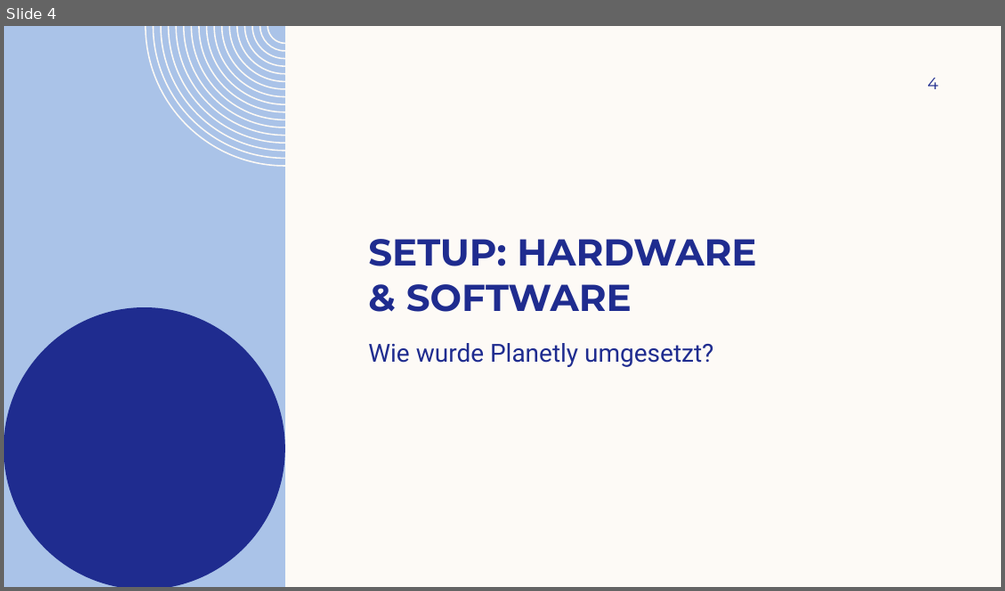
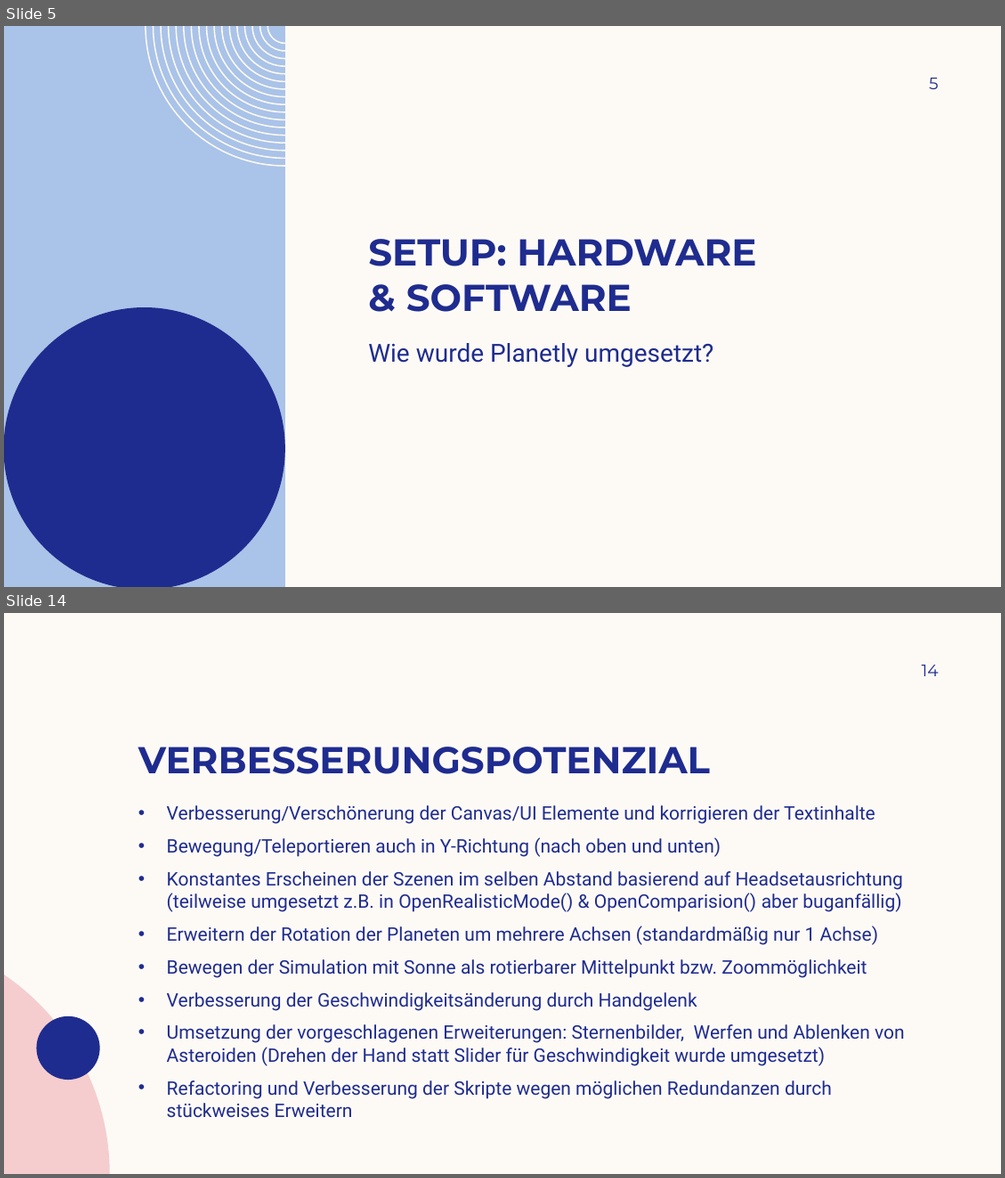
Before and after one commit to daisiedjulietse25/mr-endprojekt-Pospischek-2026-10-18_02-25-46, a slide deck: Praesentation.pptx. Shown one above the other, each under a label of ours: slide 4 before the commit, slides 5 and 14 after it; the slides between them are not shown. The pictures are 1005x591 and 1005x1178 pixels, drawn with LibreOffice and Linux fonts; fonts in the diff are those of the drawing; background and template pictures are left out. Boxes give left, top, right and bottom in pixels: in the first picture for what was removed or moved away, otherwise in the second. Text is boxed around its words. In the diff, an @@ line names an element or a change of style, - is before the commit and + after.

```diff
--- a/Praesentation.pptx
+++ b/Praesentation.pptx
@@ slide 14 added at [4,613,1001,1174], background #FDFAF6 @@
@@ page number added at [922,665,938,676], 16 pt, text #1F2C8F @@
+14
@@ title added at [138,747,710,774], 36 pt, text #1F2C8F, bold @@
+VERBESSERUNGSPOTENZIAL
@@ text added at [167,805,905,1118], 18 pt, text #1F2C8F @@
+• Verbesserung/Verschönerung der Canvas/UI Elemente und korrigieren der Textinhalte
+• Bewegung/Teleportieren auch in Y-Richtung (nach oben und unten)
+• Konstantes Erscheinen der Szenen im selben Abstand basierend auf Headsetausrichtung (teilweise umgesetzt z.B. in OpenRealisticMode() & OpenComparision() aber buganfällig)
+• Erweitern der Rotation der Planeten um mehrere Achsen (standardmäßig nur 1 Achse)
+• Bewegen der Simulation mit Sonne als rotierbarer Mittelpunkt bzw. Zoommöglichkeit
+• Verbesserung der Geschwindigkeitsänderung durch Handgelenk
+• Umsetzung der vorgeschlagenen Erweiterungen: Sternenbilder, Werfen und Ablenken von Asteroiden (Drehen der Hand statt Slider für Geschwindigkeit wurde umgesetzt)
+• Refactoring und Verbesserung der Skripte wegen möglichen Redundanzen durch stückweises Erweitern
@@ freeform shape added at [4,974,109,1174], fill #F5CDCE @@
@@ freeform shape added at [36,1016,100,1079], fill #1F2C8F @@
@@ what was slide 4 is now slide 5 @@
@@ page number at [929,78,938,89]: text changed @@
-4
+5
```
Also in this commit, not shown: 3 slides changed, 8 other slides added, 7 slides removed, 3 other files.
